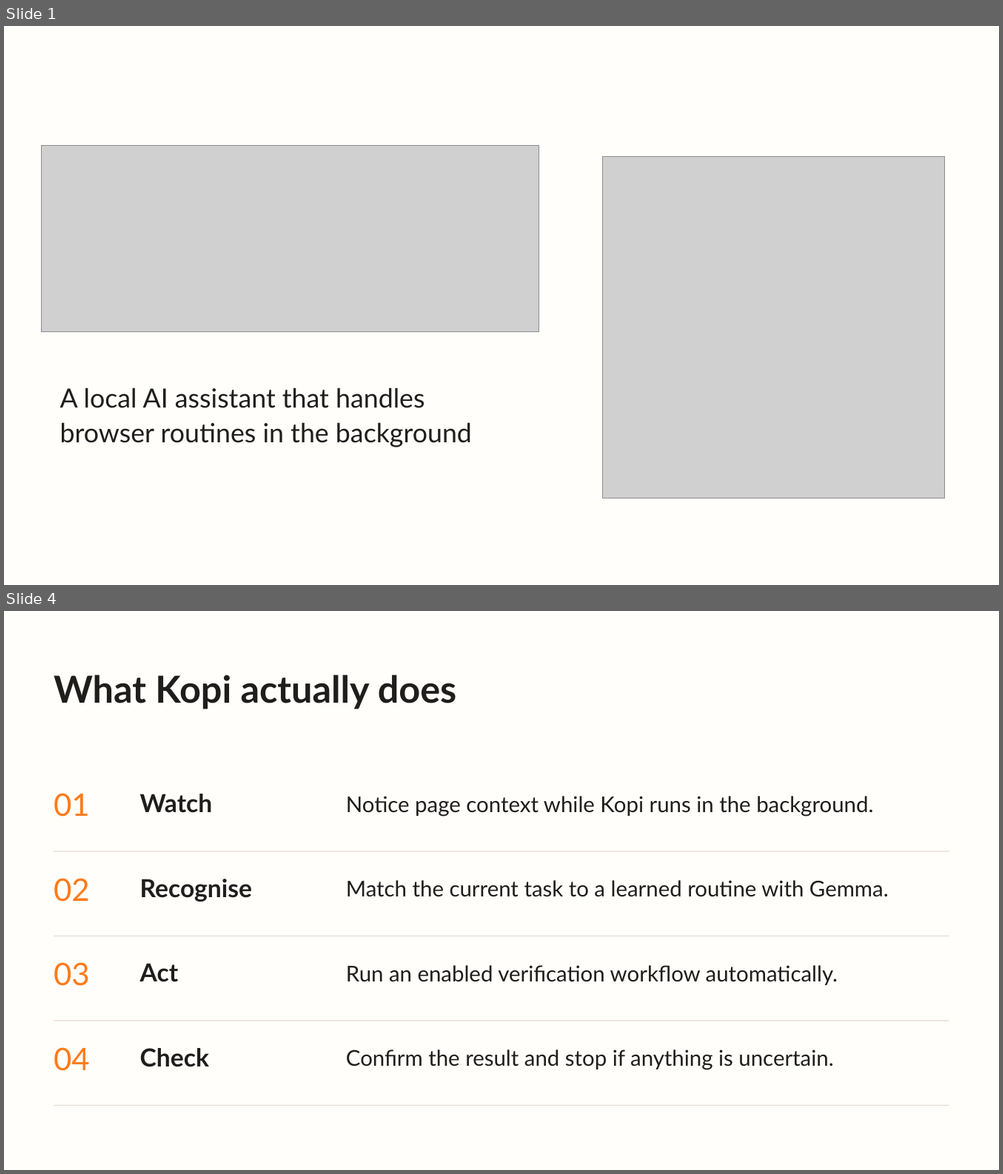
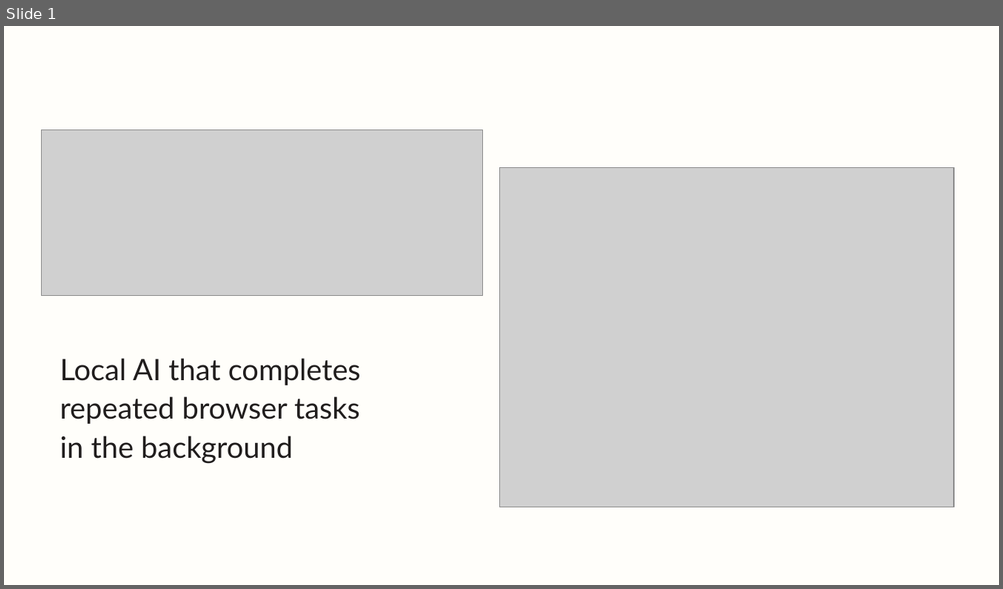
Before and after one commit to MLouchini/Kopi, a slide deck: docs/presentation/Kopi-Hackathon-Pitch.pptx. Shown one above the other, each under a label of ours: slides 1 and 4 before the commit, slide 1 after it; the slides between them are not shown. The pictures are 1003x1174 and 1003x589 pixels, drawn with LibreOffice and Linux fonts; fonts in the diff are those of the drawing; grey boxes stand for pictures. Boxes give left, top, right and bottom in pixels: in the first picture for what was removed or moved away, otherwise in the second. Text is boxed around its words. In the diff, an @@ line names an element or a change of style, - is before the commit and + after.

Commit message:
Illustrate every Kopi slide and clarify daily verification story

```diff
--- a/docs/presentation/Kopi-Hackathon-Pitch.pptx
+++ b/docs/presentation/Kopi-Hackathon-Pitch.pptx
@@ slide 4 removed at (4, 611, 999, 1170), background #FFFEFA @@
@@ text removed at (54, 675, 457, 709) @@
-What Kopi actually does
@@ text removed at (54, 793, 90, 817) @@
-01
@@ text removed at (140, 794, 213, 813) @@
-Watch
@@ text removed at (346, 796, 873, 816) @@
-Notice page context while Kopi runs in the background.
@@ rectangle removed at (54, 851, 949, 852) @@
@@ text removed at (54, 878, 90, 902) @@
-02
@@ text removed at (140, 879, 252, 902) @@
-Recognise
@@ text removed at (346, 880, 888, 897) @@
-Match the current task to a learned routine with Gemma.
@@ rectangle removed at (54, 936, 949, 937) @@
@@ text removed at (54, 963, 90, 986) @@
-03
@@ text removed at (140, 963, 179, 982) @@
-Act
@@ text removed at (346, 965, 837, 985) @@
-Run an enabled verification workflow automatically.
@@ rectangle removed at (54, 1021, 949, 1022) @@
@@ text removed at (54, 1048, 90, 1071) @@
-04
@@ text removed at (140, 1048, 209, 1068) @@
-Check
@@ text removed at (346, 1050, 833, 1071) @@
-Confirm the result and stop if anything is uncertain.
@@ rectangle removed at (54, 1105, 949, 1105) @@
@@ slide 1 changed as well @@
@@ picture: place and size @@
-picture at (41, 145, 539, 332)
+picture at (41, 130, 483, 296)
@@ picture: place and size @@
-picture at (603, 156, 944, 498)
+picture at (500, 168, 954, 508)
@@ text at (60, 358, 361, 464): text changed; size 25.5 to 28.5 pt @@
-A local AI assistant that handles
-browser routines in the background
+Local AI that completes
+repeated browser tasks
+in the background
```
Also in this commit, not shown: 2 other slides changed, 5 slides added, 4 other slides removed, 10 other files.
